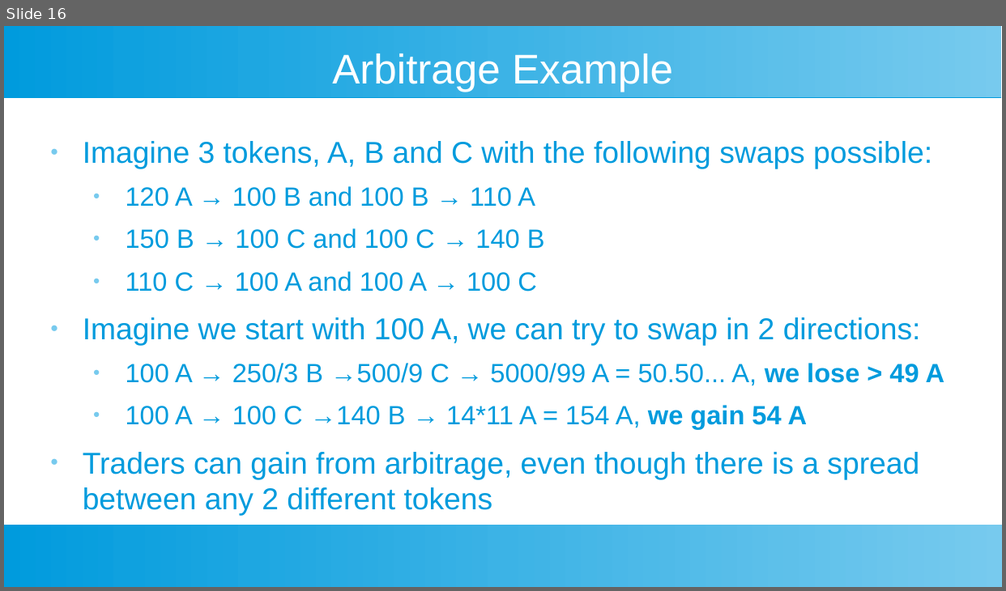
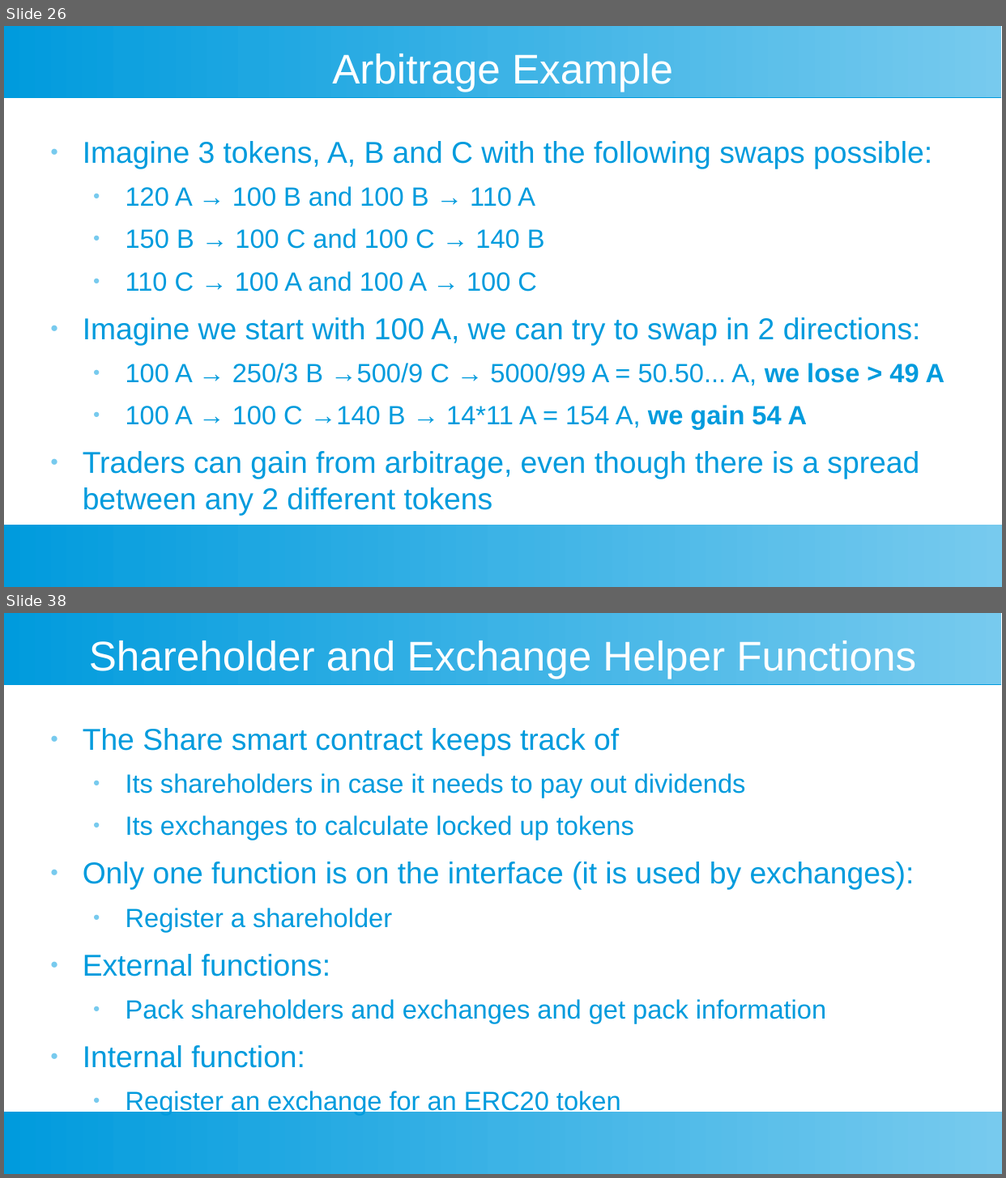
Before and after one commit to toongeorges/cryptoshares, a slide deck: design.odp. Shown one above the other, each under a label of ours: slide 16 before the commit, slides 26 and 38 after it; the slides between them are not shown. The pictures are 1006x591 and 1006x1178 pixels, drawn with LibreOffice and Linux fonts; fonts in the diff are those of the drawing. Boxes give left, top, right and bottom in pixels: in the first picture for what was removed or moved away, otherwise in the second. Text is boxed around its words. In the diff, an @@ line names an element or a change of style, - is before the commit and + after.

```diff
--- a/design.odp
+++ b/design.odp
@@ slide 38 added at [4,613,1002,1174], background #FFFFFF; not listed: 2 template elements that a slide beside it also shows @@
@@ title added at [89,641,916,679], 33 pt, text #FFFFFF @@
+Shareholder and Exchange Helper Functions
@@ text added at [83,728,914,1115], 21 pt, text #009BDD @@
+● The Share smart contract keeps track of
+  ● Its shareholders in case it needs to pay out dividends
+  ● Its exchanges to calculate locked up tokens
+● Only one function is on the interface (it is used by exchanges):
+  ● Register a shareholder
+● External functions:
+  ● Pack shareholders and exchanges and get pack information
+● Internal function:
+  ● Register an exchange for an ERC20 token
@@ what was slide 16 is now slide 26 @@
```
Also in this commit, not shown: 7 slides changed, 27 other slides added, 1 slide removed.
